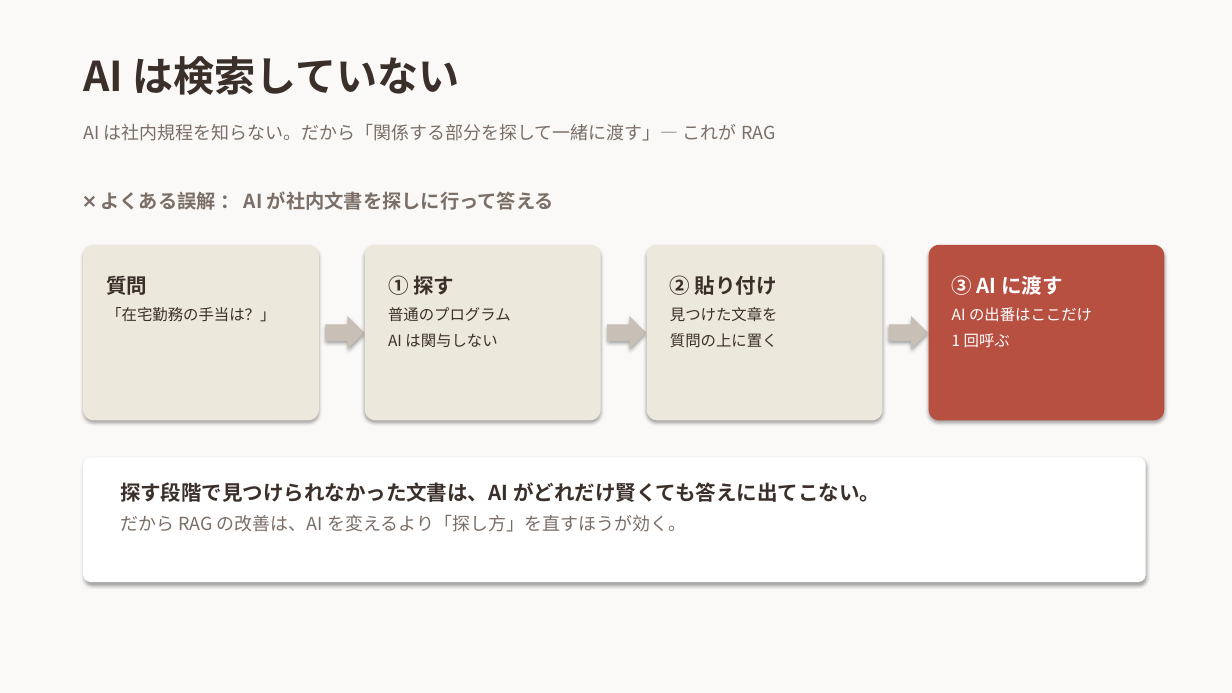
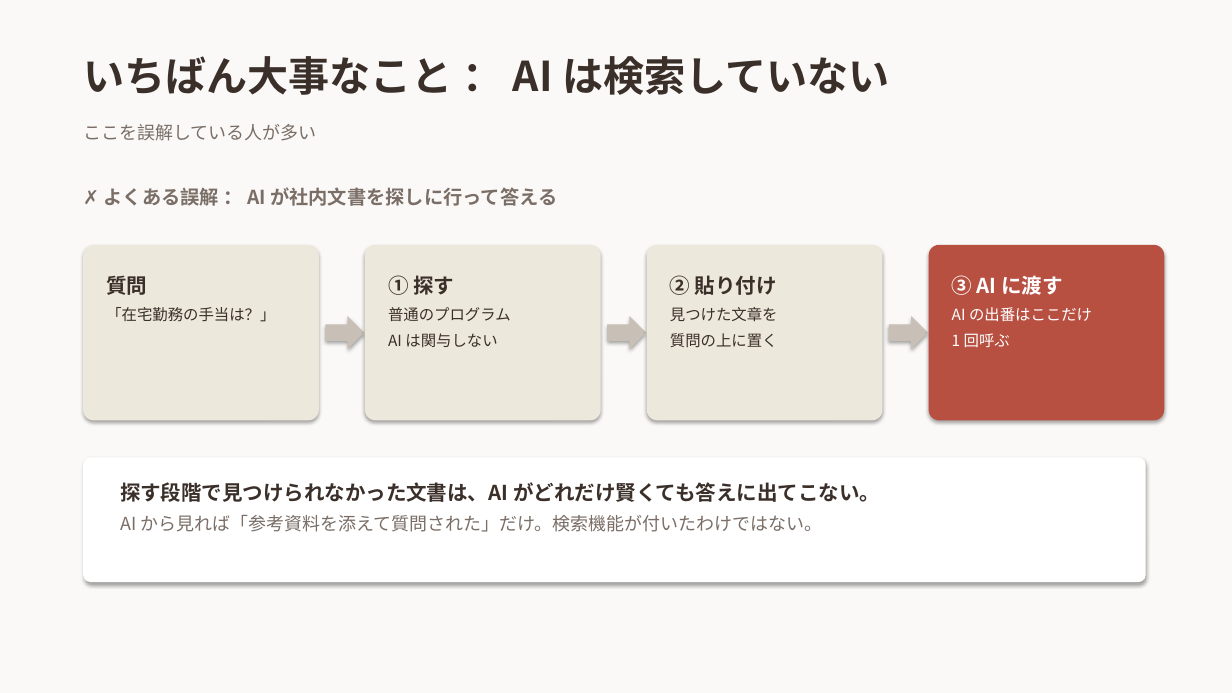
Before and after one commit to 20061111adg-debug/rag-workshop, a slide deck: slide 5 of docs/RAGとは.pptx (slide 2 before the commit). Drawn at 1232x693 pixels with LibreOffice and Linux fonts; fonts in the diff are those of the drawing. Boxes give left, top, right and bottom in pixels: in the first picture for what was removed or moved away, otherwise in the second. Text is boxed around its words. In the diff, an @@ line names an element or a change of style, - is before the commit and + after.

Commit message:
スライドを RAG の説明だけに再構成し、HTML版を削除する
「RAGとは何か」という題に対して、中身の半分が本プロジェクトの検証結果になっていた。
題と内容が合っていないため、説明だけに絞って組み直した。

本編12枚 ＋ 付録4枚。
名前の分解から始め、なぜ必要か、ファインチューニングとの違い、
AIは検索していない、技術要素6つ、①〜⑥の各工程、まとめ、という順序。
埋め込みの深掘り3枚は付録に回した。

まとめは「社内に入れるなら」という説明していない話になっていたため、
話した内容を振り返る形に作り直した。

HTML版は削除した。pptx と同じ内容を手で二重管理する必要があり、
実際に一度、片方だけ修正して食い違う事故が起きたため。
GitHub 上では HTML が表示されないので共有用としても機能しない。

```diff
--- a/docs/RAGとは.pptx
+++ b/docs/RAGとは.pptx
@@ text at [83,56,889,95]: text changed @@
-AI は検索していない
+いちばん大事なこと ： AI は検索していない
@@ text at [83,124,316,141]: text changed @@
-AI は社内規程を知らない。だから「関係する部分を探して一緒に渡す」— これが RAG
+ここを誤解している人が多い
@@ text at [104,187,557,206]: text changed @@
-❌ よくある誤解 ： AI が社内文書を探しに行って答える
+✗ よくある誤解 ： AI が社内文書を探しに行って答える
@@ text at [120,515,822,532]: text changed @@
-だから RAG の改善は、AI を変えるより「探し方」を直すほうが効く。
+AI から見れば「参考資料を添えて質問された」だけ。検索機能が付いたわけではない。
```
Also in this commit, not shown: 4 other slides changed, 11 slides added, 5 slides removed, 1 other file.
